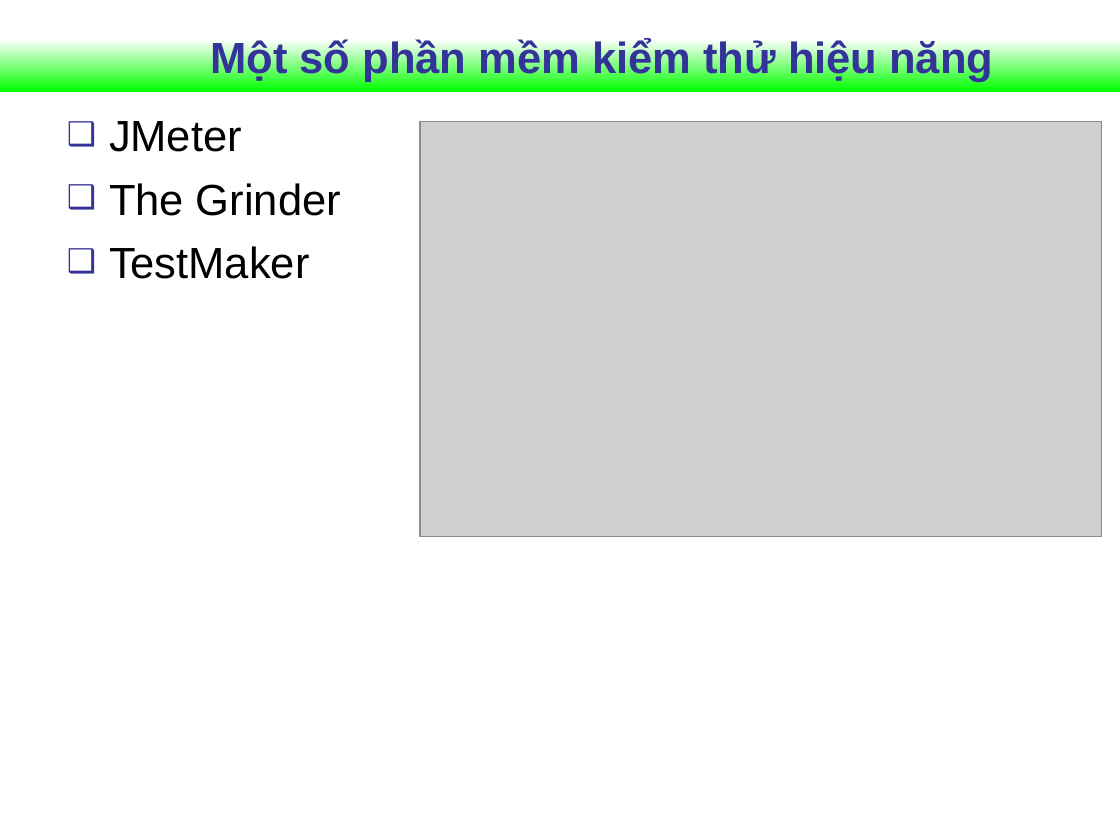
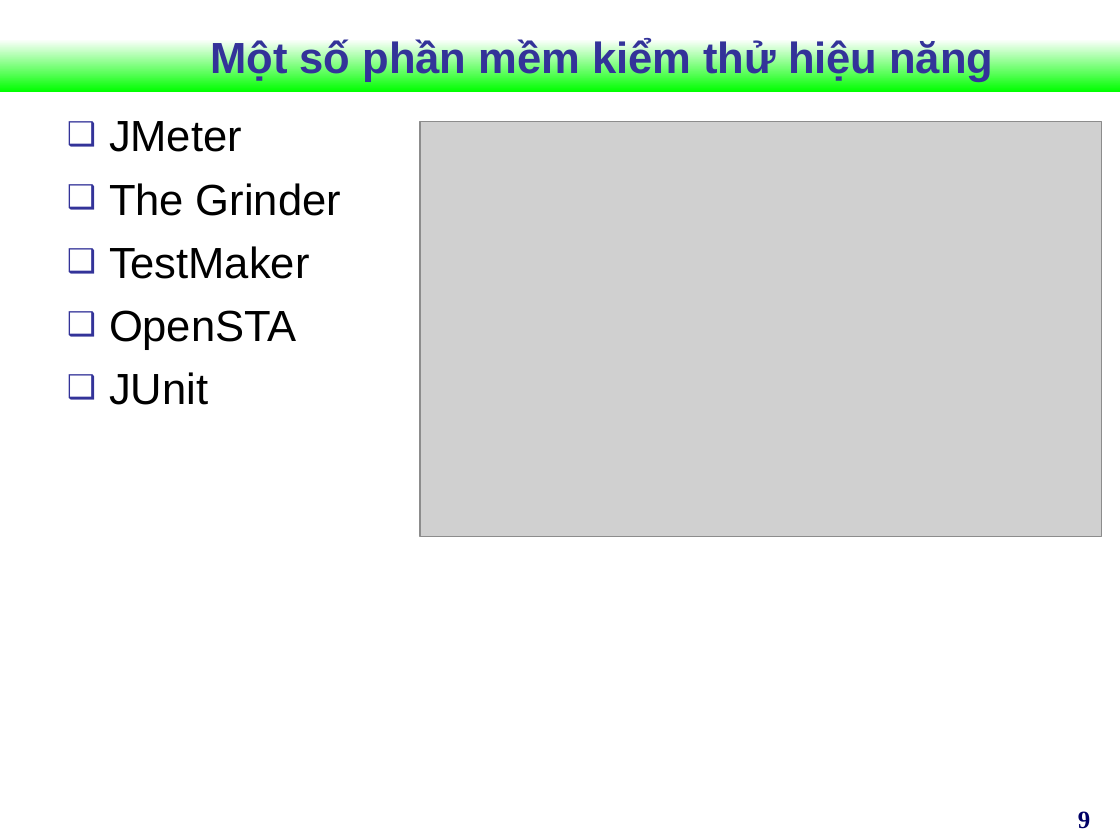
Before and after one commit to Vunb/luanvantotnghiephakhue, a slide deck: slide 9 of Document_luanvan/Slide_HKhue.ppt. Drawn at 1120x840 pixels with LibreOffice and Linux fonts; fonts in the diff are those of the drawing; grey boxes stand for pictures; background and template pictures are left out. Boxes give left, top, right and bottom in pixels: in the first picture for what was removed or moved away, otherwise in the second. Text is boxed around its words. In the diff, an @@ line names an element or a change of style, - is before the commit and + after.

```diff
--- a/Document_luanvan/Slide_HKhue.ppt
+++ b/Document_luanvan/Slide_HKhue.ppt
@@ text at box(109, 310, 297, 405): paragraphs added @@
+❑ OpenSTA
+❑ JUnit
@@ page number added at box(1078, 811, 1090, 829), 16 pt, text #000066, bold @@
+9
```
Also in this commit, not shown: 17 other slides changed.
